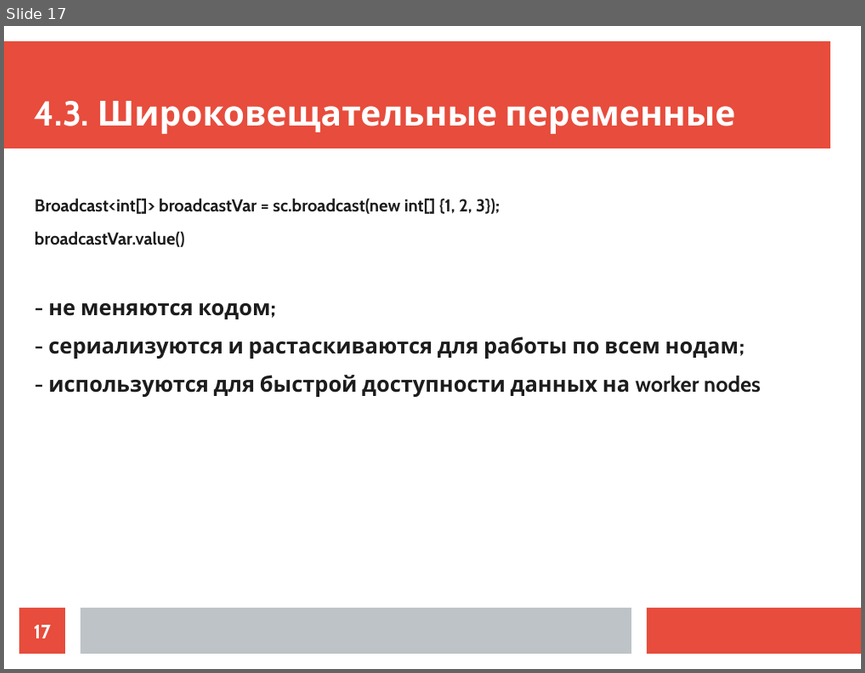
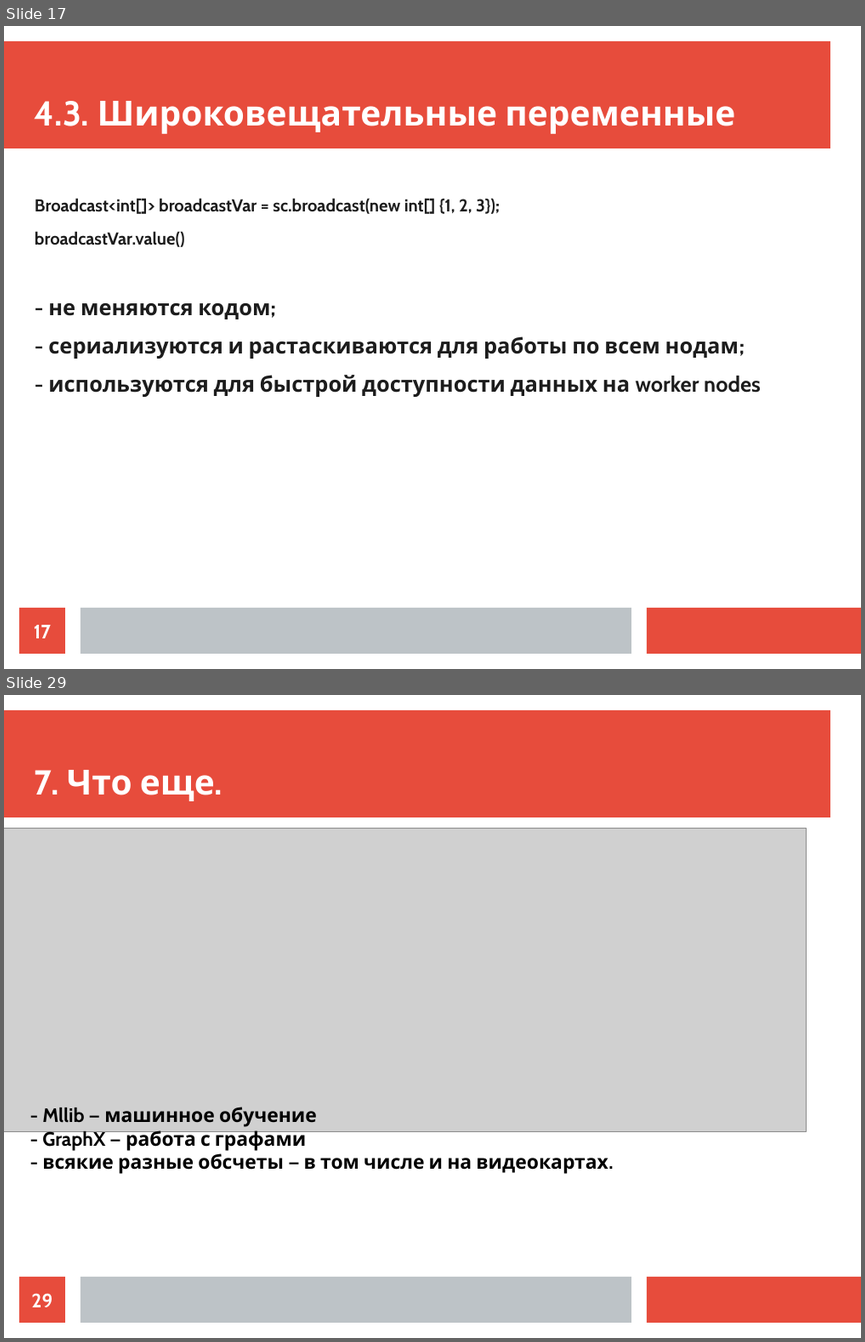
Before and after one commit to ilya1st/spark-samples, a slide deck: report_plan/report.odp. Shown one above the other, each under a label of ours: slide 17 before the commit, slides 17 and 29 after it; the slides between them are not shown. The pictures are 865x673 and 865x1342 pixels, drawn with LibreOffice and Linux fonts; fonts in the diff are those of the drawing; grey boxes stand for pictures. Boxes give left, top, right and bottom in pixels: in the first picture for what was removed or moved away, otherwise in the second. Text is boxed around its words. In the diff, an @@ line names an element or a change of style, - is before the commit and + after.

```diff
--- a/report_plan/report.odp
+++ b/report_plan/report.odp
@@ slide 29 added at box(4, 695, 861, 1338), background #FFFFFF; not listed: 3 template elements that a slide beside it also shows @@
@@ title added at box(35, 770, 215, 801), 32 pt, text #FFFFFF, bold @@
+7. Что еще.
@@ picture added at box(4, 828, 806, 1132) @@
@@ text added at box(42, 1106, 608, 1174), 18 pt, text #000000, bold @@
+- Mllib — машинное обучение
+- GraphX — работа с графами
+- всякие разные обсчеты — в том числе и на видеокартах.
@@ page number added at box(19, 1276, 65, 1322), fill #E74C3C, 18 pt, text #FFFFFF, bold @@
+29
```
Also in this commit, not shown: 3 slides changed, 12 other slides added, 6 slides removed, 2 other files.
